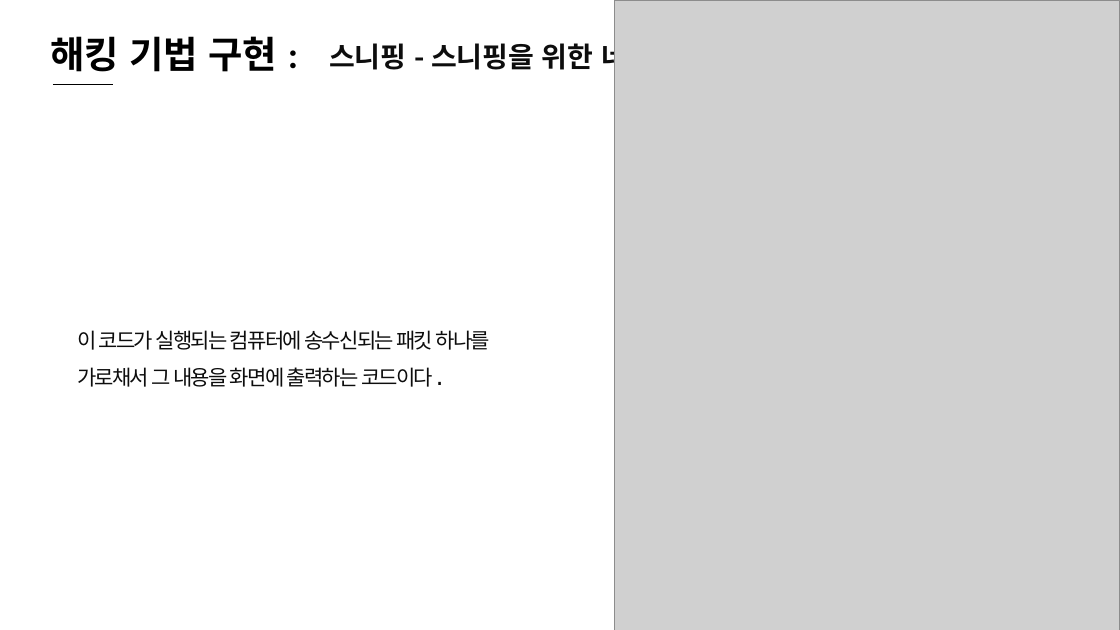
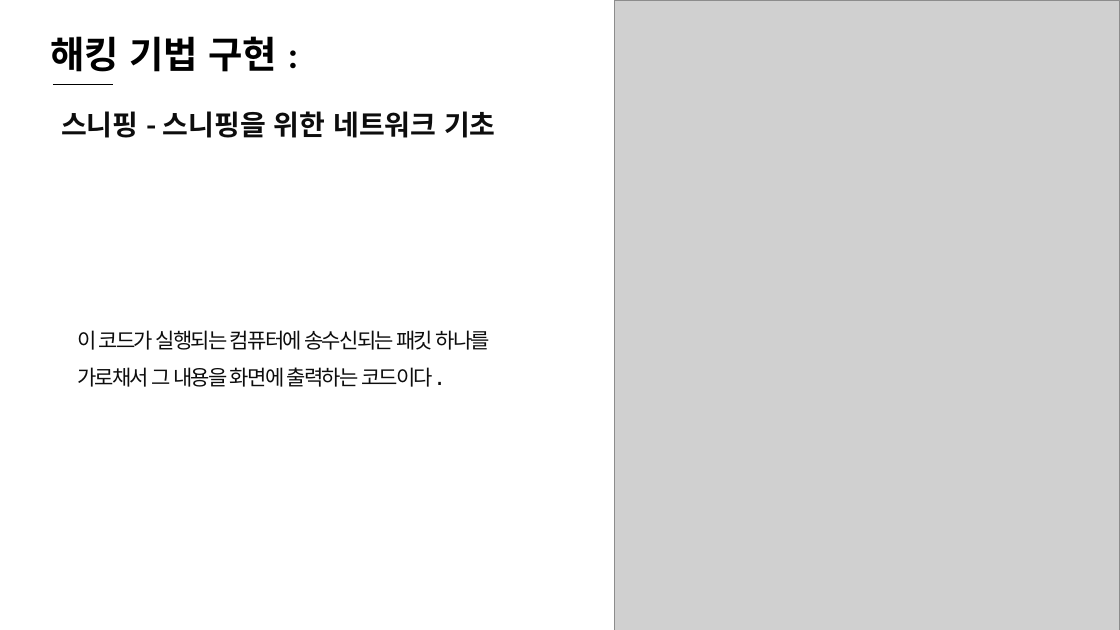
Before and after one commit to sky7th/White-Hat-Python, a slide deck: slide 87 of White Hat Python-1.pptx. Drawn at 1120x630 pixels with LibreOffice and Linux fonts; fonts in the diff are those of the drawing; grey boxes stand for pictures. Boxes give left, top, right and bottom in pixels: in the first picture for what was removed or moved away, otherwise in the second. Text is boxed around its words. In the diff, an @@ line names an element or a change of style, - is before the commit and + after.

```diff
--- a/White Hat Python-1.pptx
+++ b/White Hat Python-1.pptx
@@ text "스니핑 - 스니핑을 위한 네트워크 ..." rewrapped from (x1=329, y1=39, x2=704, y2=75) to (x1=61, y1=111, x2=496, y2=138) @@
```
Also in this commit, not shown: 2 other slides changed, 25 slides added, 10 other files.
